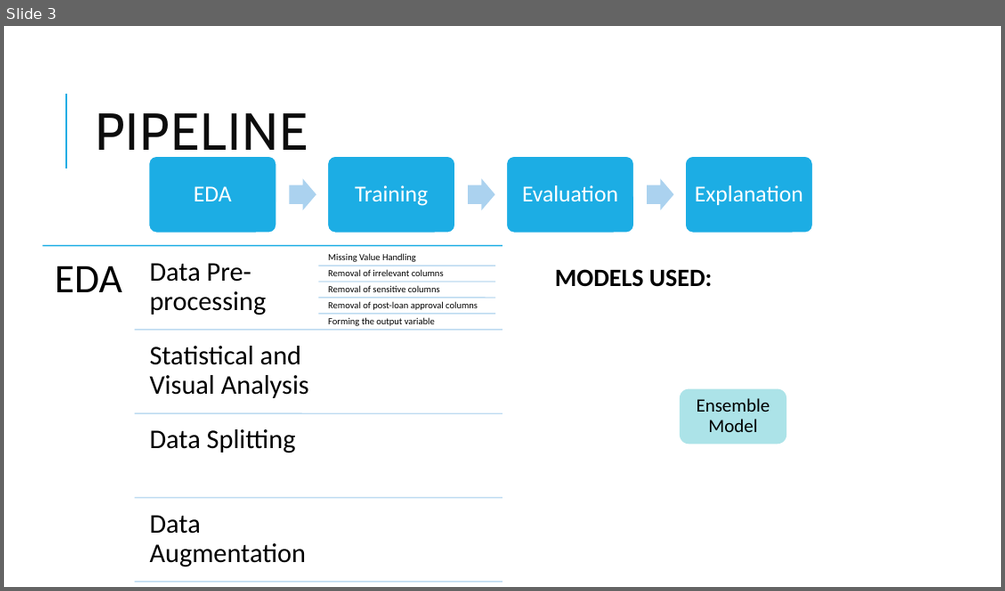
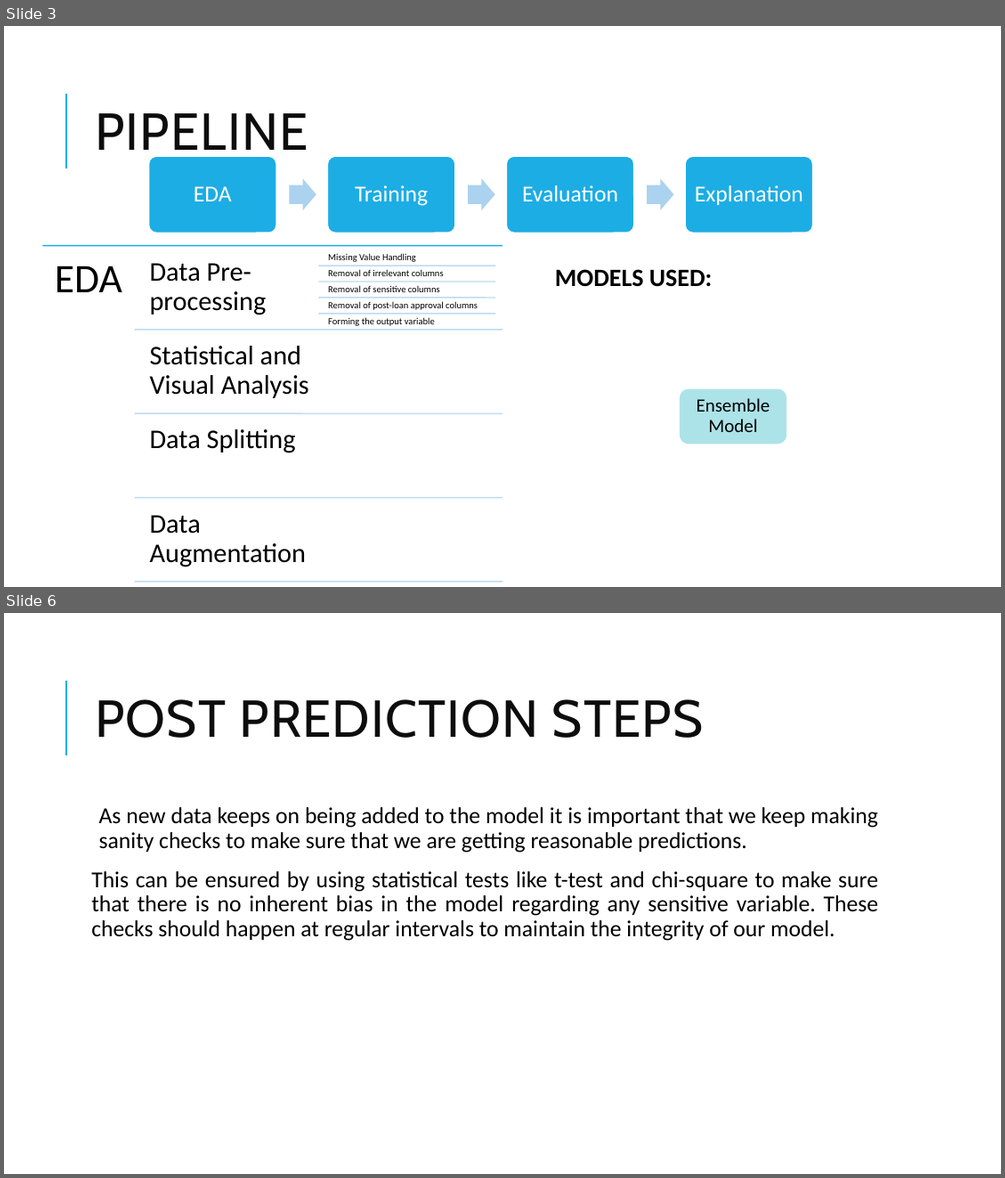
Before and after one commit to unnati026/JPMC-Case-Study, a slide deck: JPMC CCB Risk Modelling Case Study.pptx. Shown one above the other, each under a label of ours: slide 3 before the commit, slides 3 and 6 after it; the slides between them are not shown. The pictures are 1005x591 and 1005x1178 pixels, drawn with LibreOffice and Linux fonts; fonts in the diff are those of the drawing. Boxes give left, top, right and bottom in pixels: in the first picture for what was removed or moved away, otherwise in the second. Text is boxed around its words. In the diff, an @@ line names an element or a change of style, - is before the commit and + after.

```diff
--- a/JPMC CCB Risk Modelling Case Study.pptx
+++ b/JPMC CCB Risk Modelling Case Study.pptx
@@ slide 6 added at [4,613,1001,1174], background #FFFFFF; not listed: 1 template element that a slide beside it also shows @@
@@ title added at [95,699,703,738], 50 pt, text #0D0D0D @@
+POST PREDICTION STEPS
@@ text added at [91,807,878,941], 22 pt, text #000000 @@
+  As new data keeps on being added to the model it is important that we keep making sanity checks to make sure that we are getting reasonable predictions.
+This can be ensured by using statistical tests like t-test and chi-square to make sure that there is no inherent bias in the model regarding any sensitive variable. These checks should happen at regular intervals to maintain the integrity of our model.
```
Also in this commit, not shown: 1 slide changed, 2 other slides added, 2 slides removed, 1 other file.
